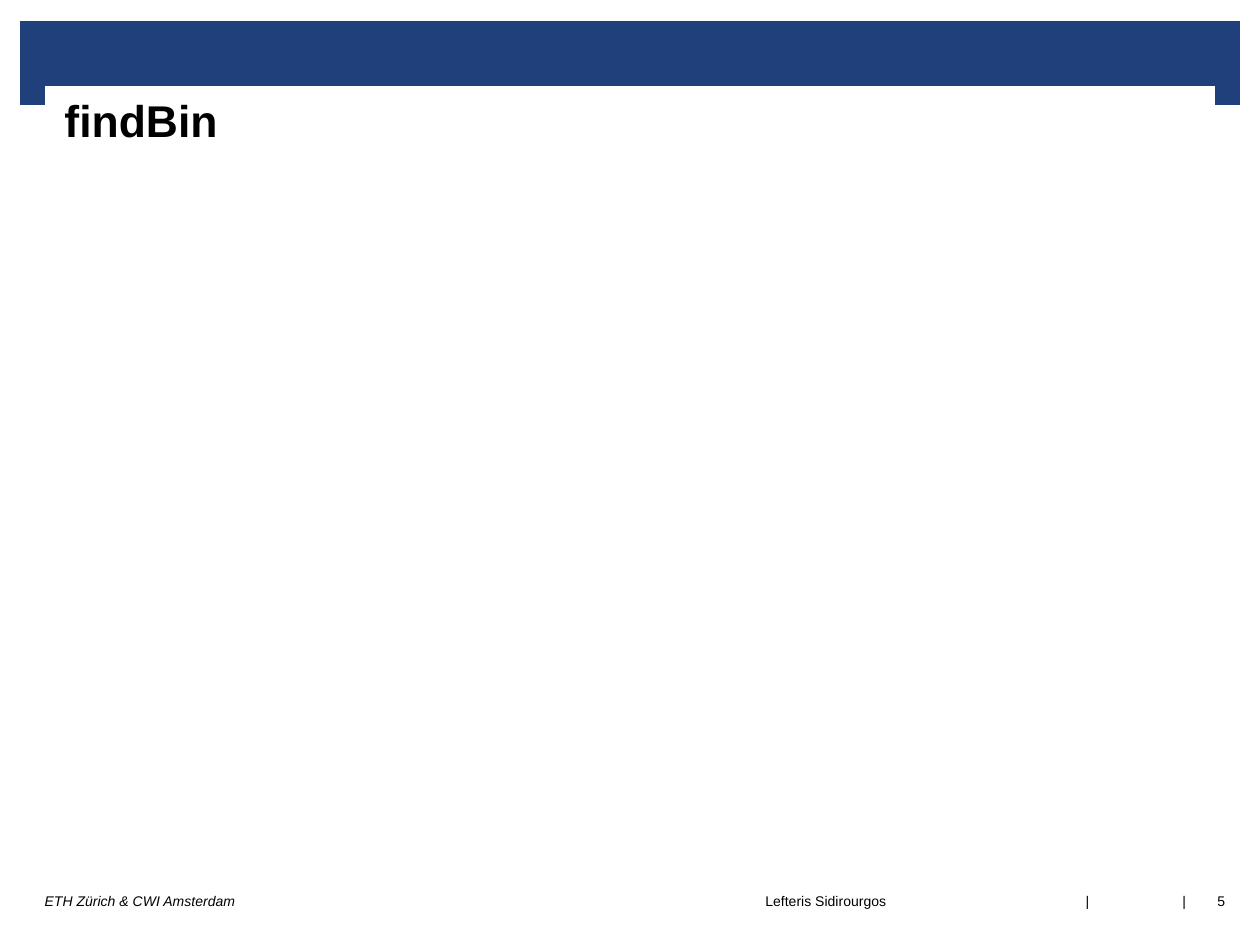
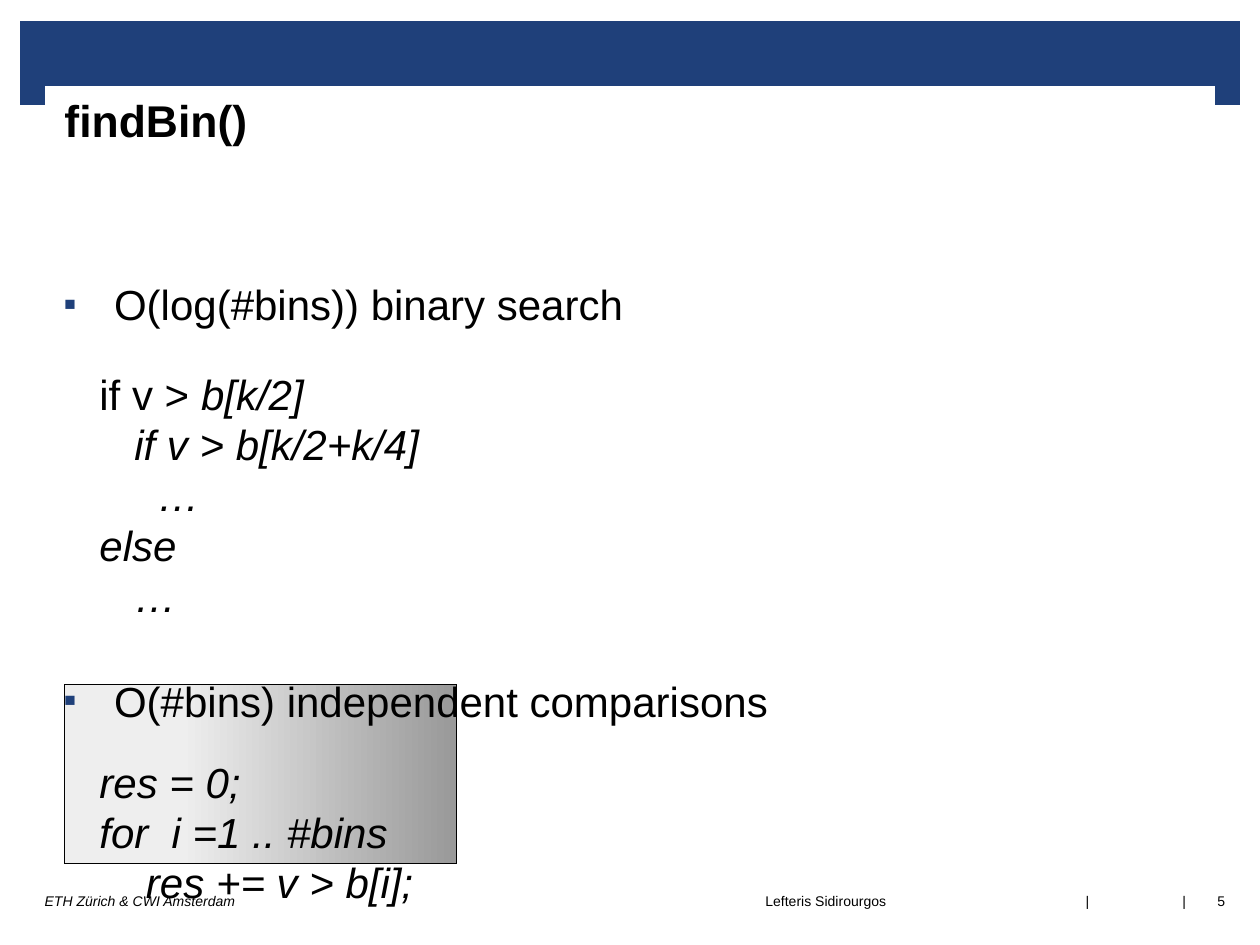
Before and after one commit to lsidir/imprints, a slide deck: slide 5 of DaMoN-paper/presentation/damon17.odp. Drawn at 1260x945 pixels with LibreOffice and Linux fonts; fonts in the diff are those of the drawing; background and template pictures are left out. Boxes give left, top, right and bottom in pixels: in the first picture for what was removed or moved away, otherwise in the second. Text is boxed around its words. In the diff, an @@ line names an element or a change of style, - is before the commit and + after.

```diff
--- a/DaMoN-paper/presentation/damon17.odp
+++ b/DaMoN-paper/presentation/damon17.odp
@@ title at (x1=64, y1=104, x2=247, y2=146): text changed @@
-findBin
+findBin()
@@ text added at (x1=99, y1=289, x2=768, y2=907), 24 pt, text #000000 @@
+■ O(log(#bins)) binary search
+if v > b[k/2]
+if v > b[k/2+k/4]
+…
+else
+…
+■ O(#bins) independent comparisons
+res = 0;
+for i =1 .. #bins
+res += v > b[i];
@@ rectangle added at (x1=64, y1=684, x2=456, y2=863), fill gradient #EEEEEE to #999999, outline #000000 0 pt @@
```
Also in this commit, not shown: 7 other slides changed.
